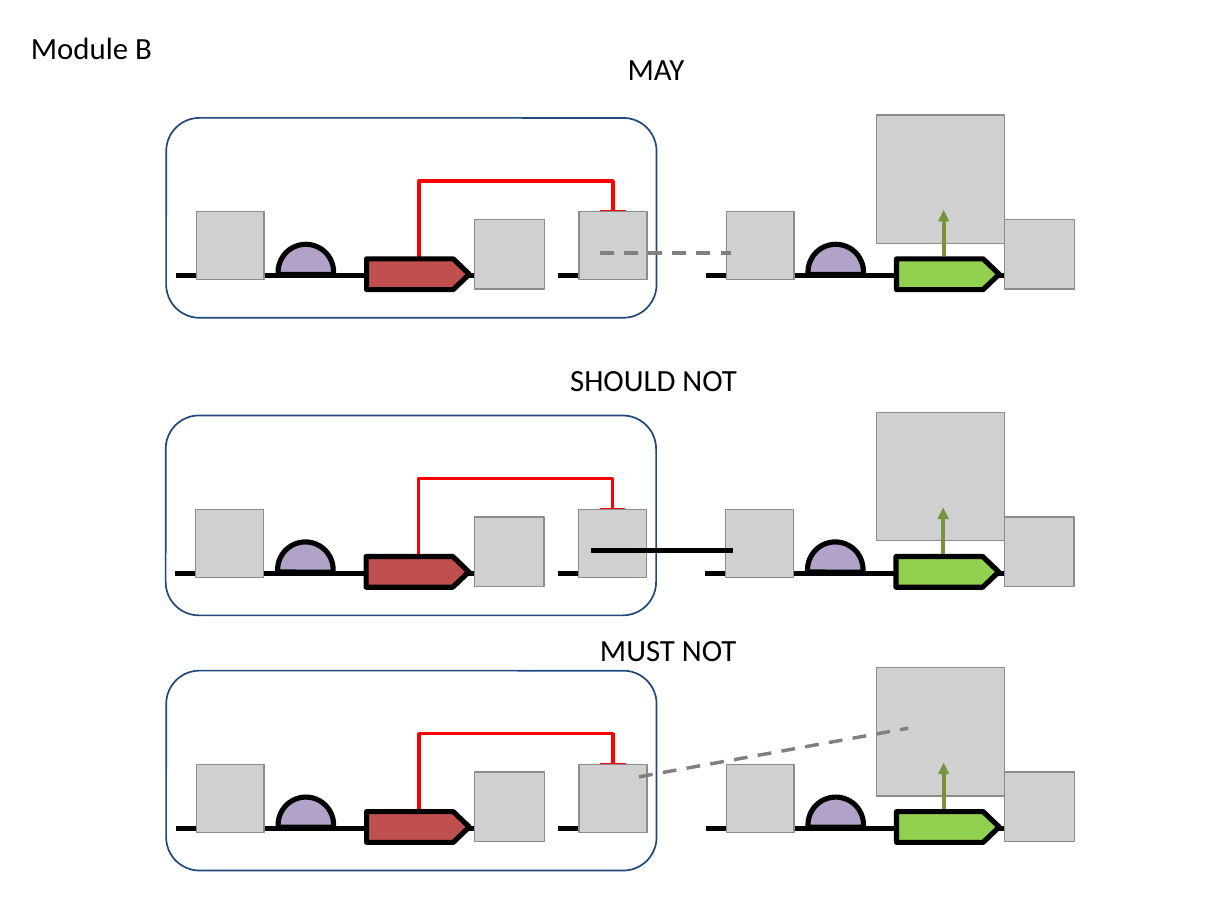
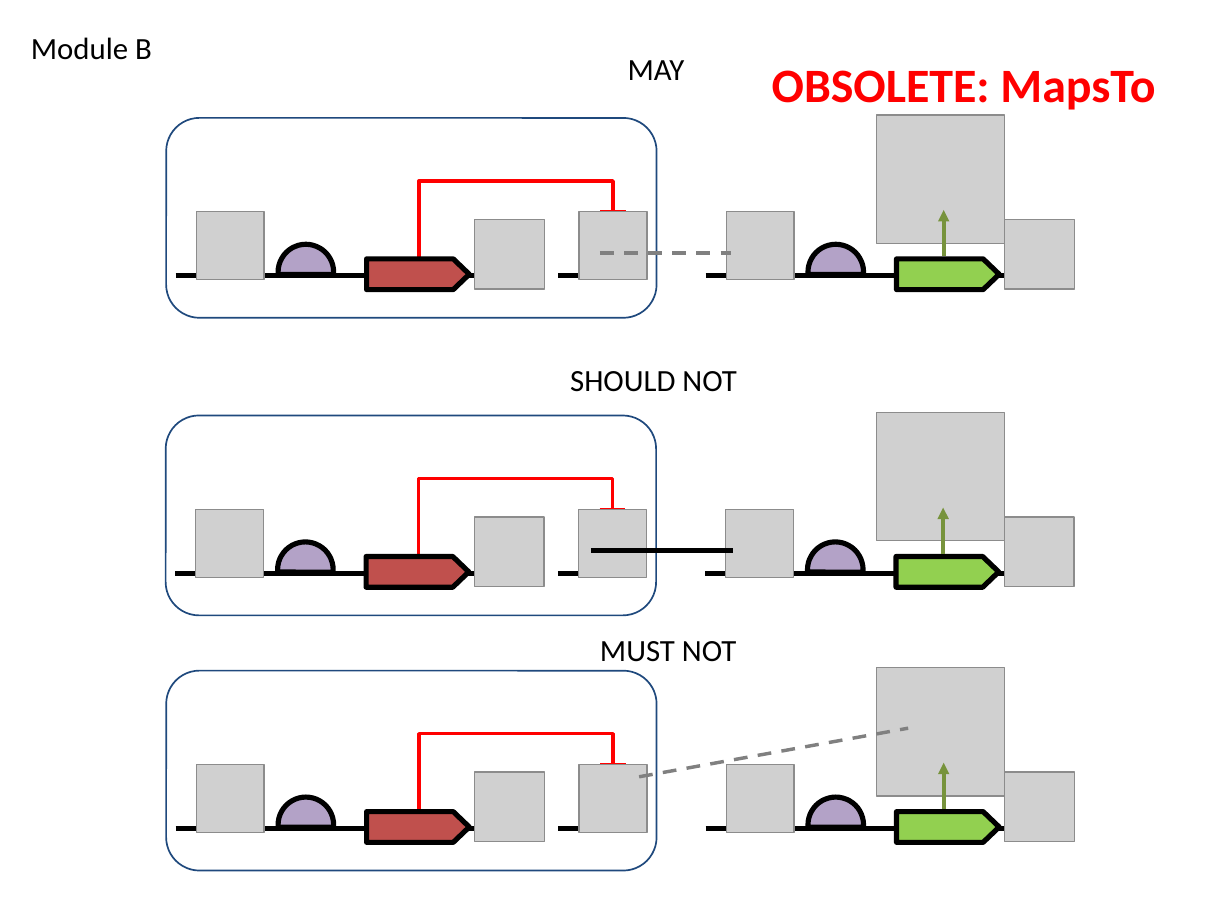
Before and after one commit to SynBioDex/SBOL-visual, a slide deck: slide 3 of specification/imgsrc/modules.pptx. Drawn at 1232x924 pixels with LibreOffice and Linux fonts; fonts in the diff are those of the drawing; grey boxes stand for pictures. Boxes give left, top, right and bottom in pixels: in the first picture for what was removed or moved away, otherwise in the second. Text is boxed around its words. In the diff, an @@ line names an element or a change of style, - is before the commit and + after.

```diff
--- a/specification/imgsrc/modules.pptx
+++ b/specification/imgsrc/modules.pptx
@@ text added at (772,70,1155,110), 28 pt, text #FF0000, bold @@
+OBSOLETE: MapsTo
```
Also in this commit, not shown: 3 other slides changed, 3 slides added, 18 other files.
